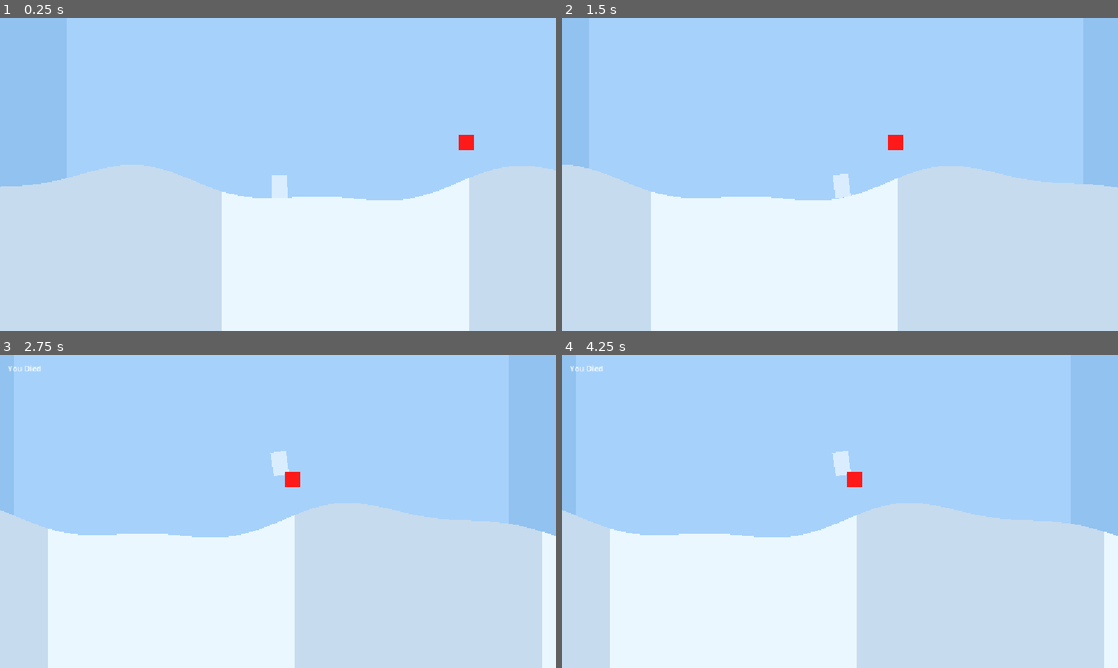
Above: before the commit, frames 1-4 (two rows, left to right).
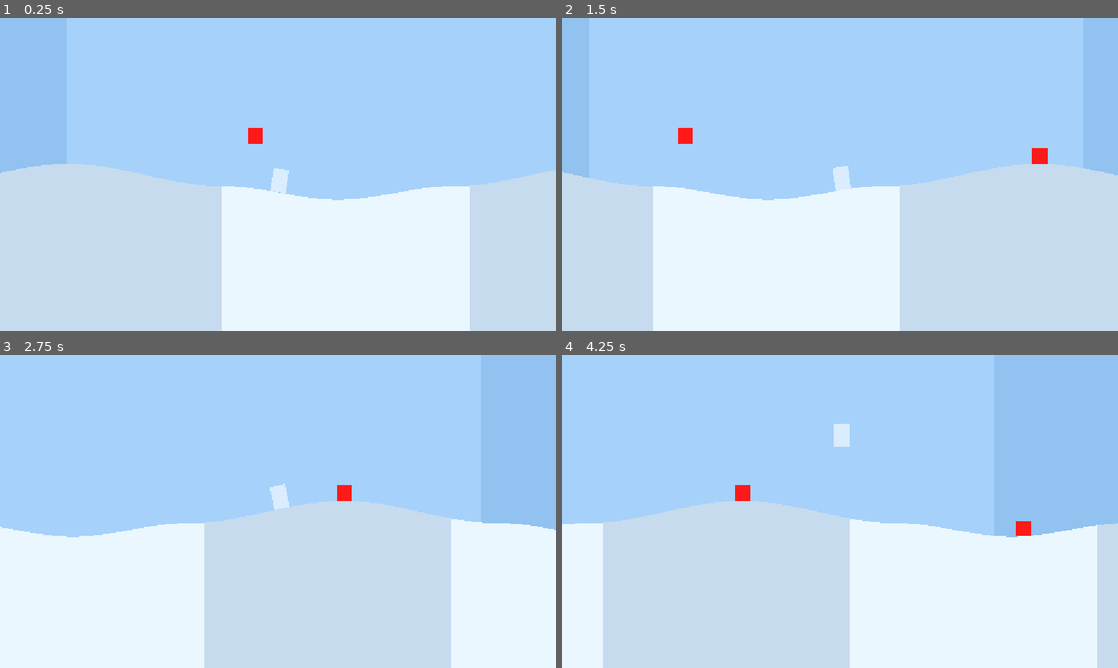
Above: after the commit, the same moments.

Repository: Kiernan-Hub/Aurora
Game: Godot game, scene res://scenes/main.tscn
Same seed, same stepped clock (60 frames per second), same inputs: the game is played once before the commit and once after it.
Inputs:
- Up to frame 1 (0.25 s): no input
- Up to frame 2 (1.5 s): tap Enter (ui_accept) at 0.5, 0.77 s
- Up to frame 3 (2.75 s): tap Enter (ui_accept) at 1.52 s
- Up to frame 4 (4.25 s): tap Enter (ui_accept) at 3.02, 3.77 s

The runs differ from the first frame. In frame 1, 2.7% of the frame differs, in the area x 0-100%, y 35-100%; in frame 2, 3.3%; in frame 3, 21%; in frame 4, 49%, in the area x 0-100%, y 3-100%.

Commit message:
Add seeded procedural terrain segments and obstacle spawning

Diff:
--- a/scenes/main.tscn
+++ b/scenes/main.tscn
@@ -29,7 +29,7 @@
 position = Vector2(0, 136)
 
 [node name="Obstacle" parent="." unique_id=1895873627 instance=ExtResource("5_tbgi4")]
-position = Vector2(506, 70)
+position = Vector2(68, 56)
 
 [node name="GameManager" type="Node" parent="." unique_id=151904437]
 script = ExtResource("6_j53ry")
--- a/scripts/terrain/terrain_generator.gd
+++ b/scripts/terrain/terrain_generator.gd
@@ -3,6 +3,7 @@
 class_name TerrainGenerator
 
 const CHUNK_SCENE: PackedScene = preload("res://scenes/terrain/terrain_chunk.tscn")
+const OBSTACLE_SCENE: PackedScene = preload("res://scenes/obstacles/obstacle.tscn")
 
 @export var player_path: NodePath
 @export var chunk_width: float = 512.0
@@ -11,20 +12,36 @@
 @export var ground_y: float = 192.0
 @export var surface_y_offset: float = -32.0
 @export var height_sample_count: int = 32
-@export var hill_amplitude: float = 34.0
-@export var hill_wavelength: float = 900.0
-@export var detail_amplitude: float = 12.0
-@export var detail_wavelength: float = 380.0
 @export var terrain_depth: float = 600.0
 
 var player: CharacterBody2D
 var next_chunk_index: int = 0
 var active_chunks: Dictionary[int, Node2D] = {}
+var last_obstacle_world_x: float = -1000000000.0
+var session_seed: int = 0
 
 const LIGHT_CHUNK_COLOR: Color = Color(0.92, 0.97, 1.0)
 const DARK_CHUNK_COLOR: Color = Color(0.78, 0.86, 0.93)
 const SLOPE_SAMPLE_DISTANCE: float = 2.0
 const MAX_COLLISION_SEGMENT_LENGTH: float = 16.0
+const SEGMENT_TYPE_FLAT: int = 0
+const SEGMENT_TYPE_HILL: int = 1
+const SEGMENT_TYPE_VALLEY: int = 2
+const SEGMENT_TIER_SMALL: int = 0
+const SEGMENT_TIER_MEDIUM: int = 1
+const SMALL_SEGMENT_LENGTH: float = 480.0
+const MEDIUM_SEGMENT_LENGTH: float = 640.0
+const SMALL_HILL_AMPLITUDE: float = 28.0
+const MEDIUM_HILL_AMPLITUDE: float = 46.0
+const FLAT_WEIGHT_PERCENT: int = 15
+const HILL_WEIGHT_PERCENT: int = 43
+const HASH_MASK: int = 0x7fffffff
+const HASH_INDEX_MULTIPLIER: int = 374761393
+const HASH_MIX_MULTIPLIER: int = 668265263
+const MIN_SAFE_START_DISTANCE: float = 440.0
+const MIN_OBSTACLE_GAP: float = 250.0
+const OBSTACLE_EDGE_PADDING: float = 24.0
+const OBSTACLE_SURFACE_Y_OFFSET: float = -16.0
 const DEBUG_TERRAIN_LOGGING: bool = false
 
 
@@ -35,6 +52,7 @@
 		set_physics_process(false)
 		return
 
+	session_seed = create_session_seed()
 	initialize_chunks()
 
 
@@ -75,6 +93,7 @@
 
 	chunk.position = Vector2((float(chunk_index) * chunk_width) + (chunk_width * 0.5), ground_y)
 	build_chunk_surface(chunk, chunk_index)
+	spawn_chunk_obstacle(chunk, chunk_index)
 	apply_chunk_color(chunk, chunk_index)
 	add_child(chunk)
 	active_chunks[chunk_index] = chunk
@@ -91,6 +110,28 @@
 	chunk.free()
 	if DEBUG_TERRAIN_LOGGING:
 		print("free chunk ", chunk_index)
+
+
+func spawn_chunk_obstacle(chunk: StaticBody2D, chunk_index: int) -> void:
+	var obstacle: Area2D = OBSTACLE_SCENE.instantiate() as Area2D
+	if obstacle == null:
+		push_error("Failed to instance obstacle scene.")
+		return
+
+	var half_chunk_width: float = chunk_width * 0.5
+	var usable_half_width: float = maxi(half_chunk_width - OBSTACLE_EDGE_PADDING, 0.0)
+	var obstacle_local_x_offset: float = randf_range(-usable_half_width, usable_half_width)
+	var obstacle_world_x: float = (float(chunk_index) * chunk_width) + (chunk_width * 0.5) + obstacle_local_x_offset
+	if obstacle_world_x < MIN_SAFE_START_DISTANCE:
+		return
+
+	if obstacle_world_x - last_obstacle_world_x < MIN_OBSTACLE_GAP:
+		return
+
+	var surface_height: float = get_terrain_height(obstacle_world_x)
+	obstacle.position = Vector2(obstacle_local_x_offset, surface_height + OBSTACLE_SURFACE_Y_OFFSET)
+	chunk.add_child(obstacle)
+	last_obstacle_world_x = obstacle_world_x
 
 
 func build_chunk_surface(chunk: StaticBody2D, chunk_index: int) -> void:
@@ -134,9 +175,97 @@
 
 
 func get_terrain_height(world_x: float) -> float:
-	var broad_hill: float = sin((world_x / hill_wavelength) * TAU) * hill_amplitude
-	var detail_hill: float = sin((world_x / detail_wavelength) * TAU + 1.2) * detail_amplitude
-	return surface_y_offset + broad_hill + detail_hill
+	var segment_index: int = 0
+	var segment_start_x: float = 0.0
+	if world_x >= 0.0:
+		while world_x >= segment_start_x + get_segment_length(segment_index):
+			segment_start_x += get_segment_length(segment_index)
+			segment_index += 1
+	else:
+		while world_x < segment_start_x:
+			segment_index -= 1
+			segment_start_x -= get_segment_length(segment_index)
+
+	var segment_x: float = world_x - segment_start_x
+	var segment_type: int = get_segment_type(segment_index)
+	if segment_type == SEGMENT_TYPE_FLAT:
+		return surface_y_offset
+
+	var segment_progress: float = segment_x / get_segment_length(segment_index)
+	var hill_amplitude: float = get_segment_amplitude(segment_index)
+	if segment_type == SEGMENT_TYPE_HILL:
+		# Godot's Y axis points down, so subtracting raises the hill visually.
+		return surface_y_offset - (get_curve_profile(segment_progress) * hill_amplitude)
+
+	# Adding the same profile mirrors the hill into a valley below baseline.
+	return surface_y_offset + (get_curve_profile(segment_progress) * hill_amplitude)
+
+
+func get_segment_tier(segment_index: int) -> int:
+	var random_value: int = get_segment_hash(segment_index) >> 4
+	if random_value % 2 == 0:
+		return SEGMENT_TIER_SMALL
+	return SEGMENT_TIER_MEDIUM
+
+
+func get_segment_length(segment_index: int) -> float:
+	if get_segment_type(segment_index) == SEGMENT_TYPE_FLAT:
+		return MEDIUM_SEGMENT_LENGTH
+	if get_segment_tier(segment_index) == SEGMENT_TIER_SMALL:
+		return SMALL_SEGMENT_LENGTH
+	return MEDIUM_SEGMENT_LENGTH
+
+
+func get_segment_amplitude(segment_index: int) -> float:
+	if get_segment_tier(segment_index) == SEGMENT_TIER_SMALL:
+		return SMALL_HILL_AMPLITUDE
+	return MEDIUM_HILL_AMPLITUDE
+
+
+func create_session_seed() -> int:
+	var seed_generator: RandomNumberGenerator = RandomNumberGenerator.new()
+	seed_generator.randomize()
+	return int(seed_generator.randi())
+
+
+func get_segment_type(segment_index: int) -> int:
+	var segment_type: int = get_unconstrained_segment_type(segment_index)
+	if segment_type != SEGMENT_TYPE_FLAT:
+		return segment_type
+
+	var previous_segment_type: int = get_unconstrained_segment_type(segment_index - 1)
+	if previous_segment_type != SEGMENT_TYPE_FLAT:
+		return segment_type
+
+	return get_non_flat_segment_type(segment_index)
+
+
+func get_unconstrained_segment_type(segment_index: int) -> int:
+	var random_value: int = get_segment_hash(segment_index) % 100
+	if random_value < FLAT_WEIGHT_PERCENT:
+		return SEGMENT_TYPE_FLAT
+	if random_value < FLAT_WEIGHT_PERCENT + HILL_WEIGHT_PERCENT:
+		return SEGMENT_TYPE_HILL
+	return SEGMENT_TYPE_VALLEY
+
+
+func get_non_flat_segment_type(segment_index: int) -> int:
+	var random_value: int = get_segment_hash(segment_index) >> 8
+	if random_value % 2 == 0:
+		return SEGMENT_TYPE_HILL
+	return SEGMENT_TYPE_VALLEY
+
+
+func get_segment_hash(segment_index: int) -> int:
+	var mixed_value: int = (session_seed ^ (segment_index * HASH_INDEX_MULTIPLIER)) & HASH_MASK
+	mixed_value = (mixed_value ^ (mixed_value >> 13)) & HASH_MASK
+	mixed_value = (mixed_value * HASH_MIX_MULTIPLIER) & HASH_MASK
+	mixed_value = (mixed_value ^ (mixed_value >> 15)) & HASH_MASK
+	return mixed_value
+
+
+func get_curve_profile(segment_progress: float) -> float:
+	return pow(sin(segment_progress * PI), 2.0)
 
 
 func get_slope_angle_at_x(world_x: float) -> float:
Not shown: 2 places in scenes/main.tscn that only renumber resources
